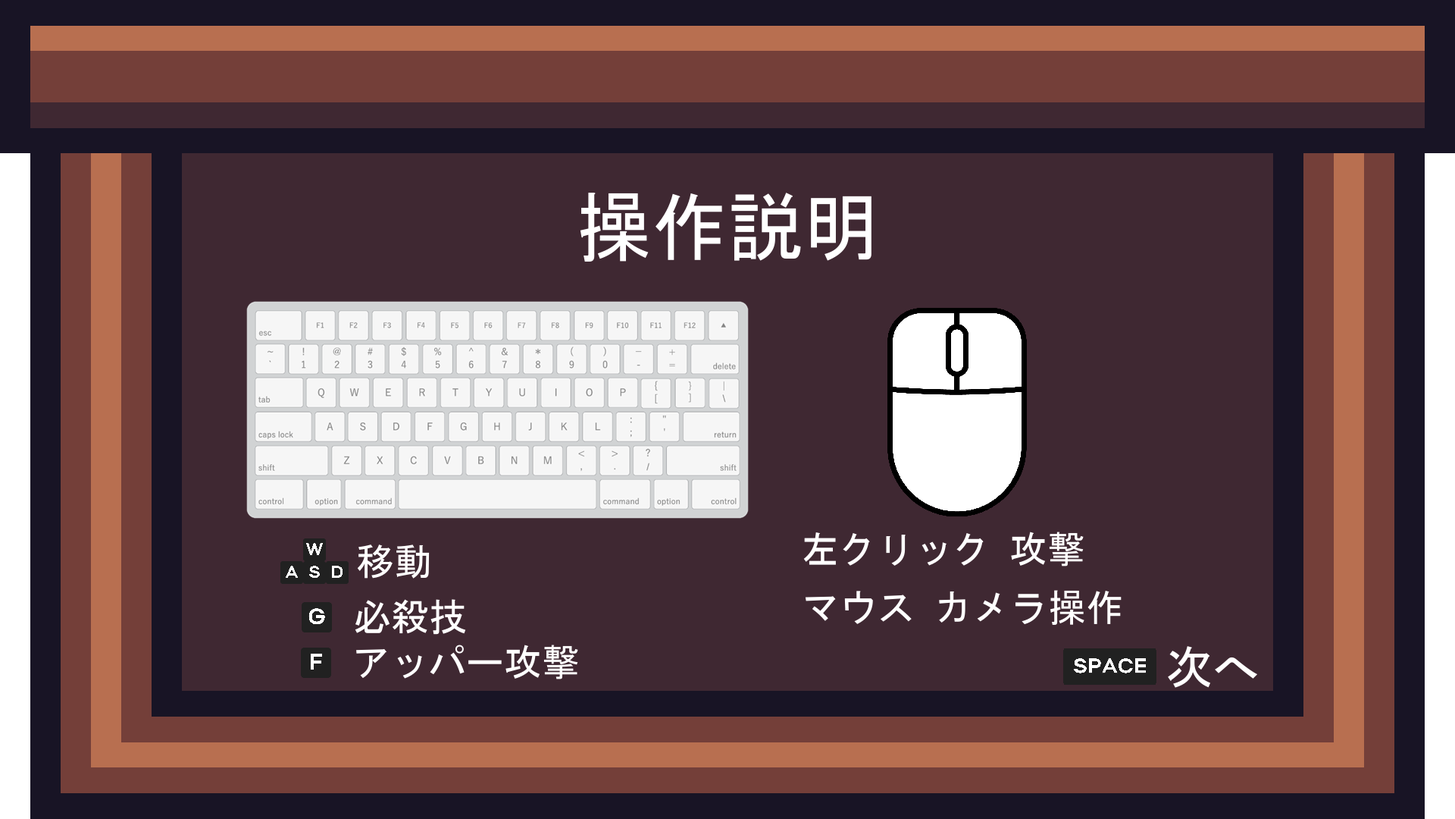
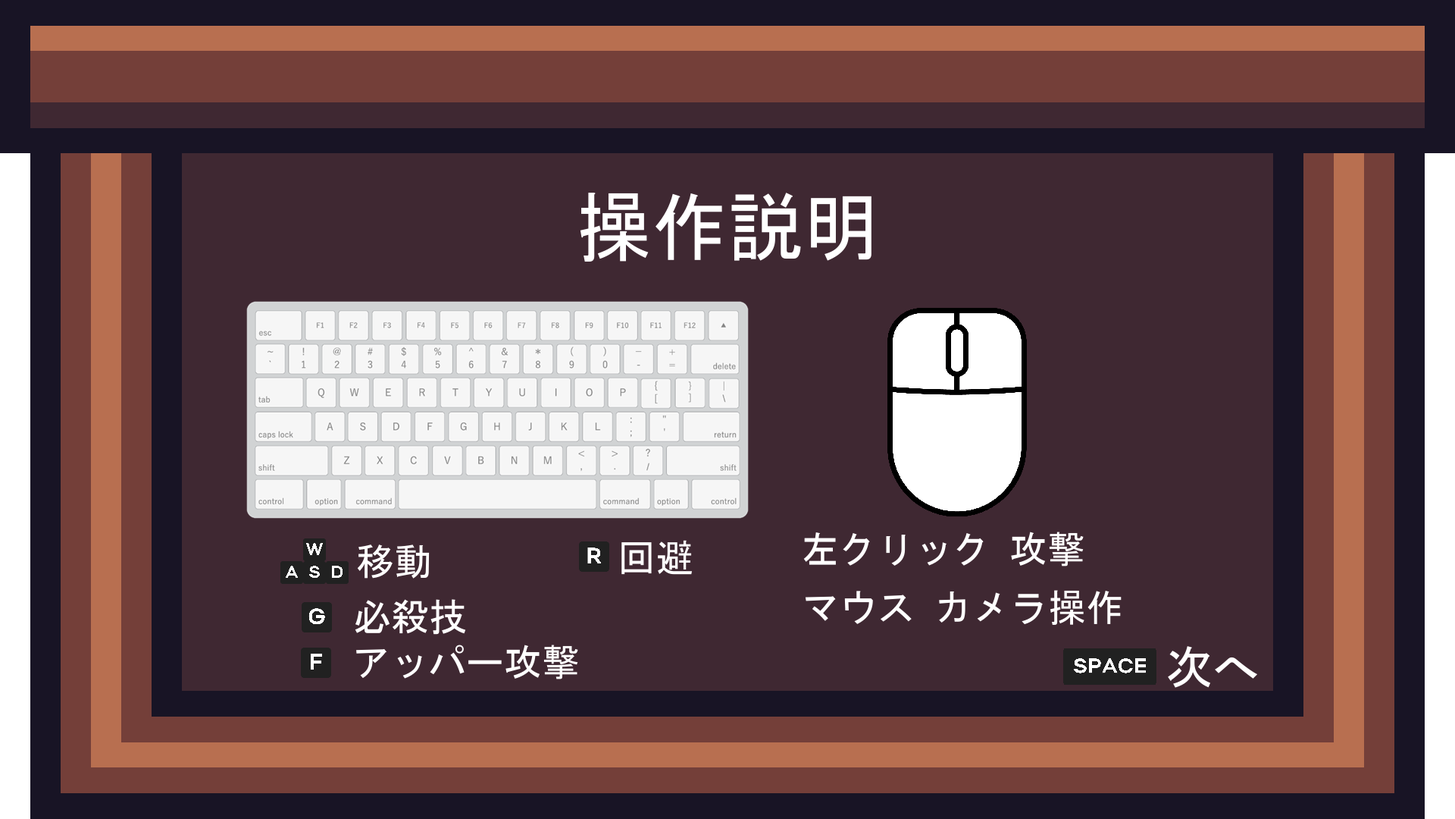
Two versions of the same layered image (1455px x 819px). Layer-by-layer changes:
added layer "回避" above "R-Key.png" over [621, 539, 693, 575]
added layer "R-Key.png" above "次へ" over [579, 541, 610, 572]
